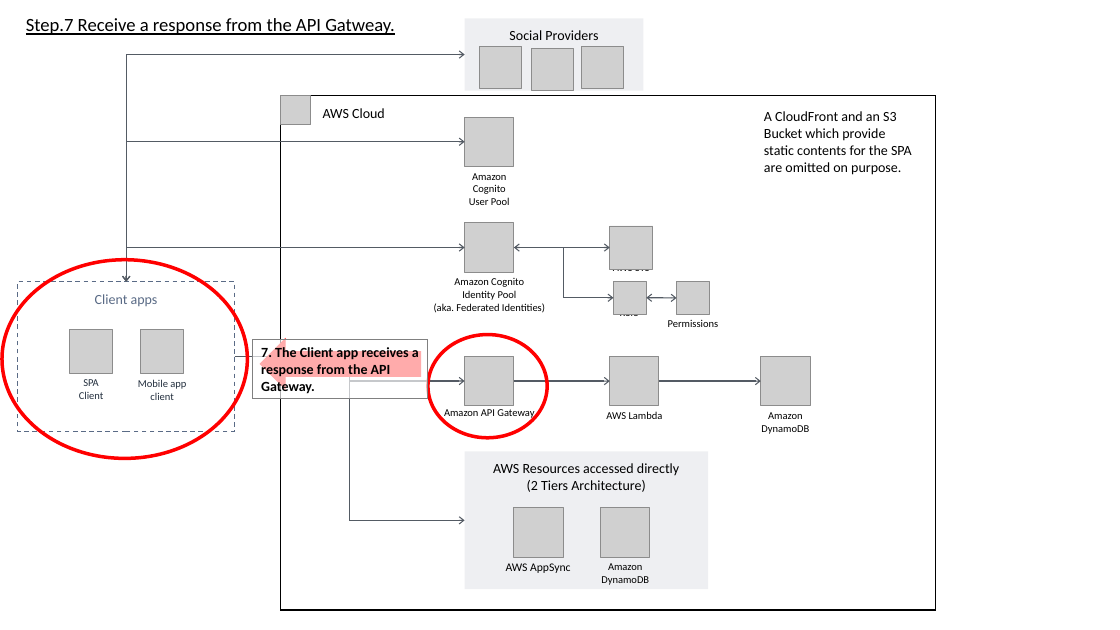
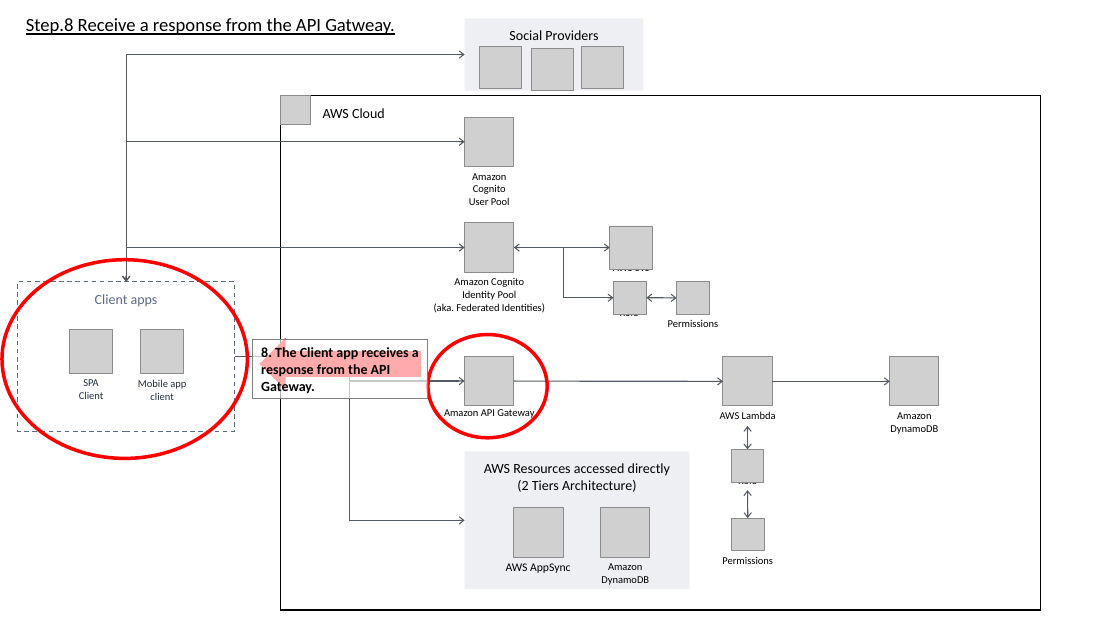
Before and after one commit to datemaki/public-docs, a slide deck: slide 13 of explain_AmplifyApiAuthZ/AmplifyApiAuthZ.pptx (slide 11 before the commit). Drawn at 1120x630 pixels with LibreOffice and Linux fonts; fonts in the diff are those of the drawing; grey boxes stand for pictures. Boxes give left, top, right and bottom in pixels: in the first picture for what was removed or moved away, otherwise in the second. Text is boxed around its words. In the diff, an @@ line names an element or a change of style, - is before the commit and + after.

```diff
--- a/explain_AmplifyApiAuthZ/AmplifyApiAuthZ.pptx
+++ b/explain_AmplifyApiAuthZ/AmplifyApiAuthZ.pptx
@@ text at (26, 18, 395, 35): text changed @@
-Step.7 Receive a response from the API Gatweay.
+Step.8 Receive a response from the API Gatweay.
@@ rectangle "AWS Cloud": place and size @@
-rectangle "AWS Cloud" at (281, 96, 936, 610)
+rectangle "AWS Cloud" at (281, 96, 1041, 610)
@@ text removed at (764, 111, 912, 175) @@
-A CloudFront and an S3 Bucket which provide static contents for the SPA are omitted on purpose.
@@ text in rectangle at (261, 345, 419, 395): text changed @@
-7. The Client app receives a response from the API Gateway.
+8. The Client app receives a response from the API Gateway.
@@ picture: place and size @@
-picture at (610, 356, 660, 406)
+picture at (723, 357, 773, 407)
@@ picture: place and size @@
-picture at (761, 356, 811, 406)
+picture at (890, 357, 939, 407)
@@ arrow moved from (514, 381) - (610, 381) to (514, 381) - (723, 381) @@
@@ arrow moved from (660, 381) - (761, 381) to (772, 381) - (890, 381) @@
@@ text "AWS Lambda": place and size @@
-text "AWS Lambda" at (606, 411, 663, 419)
+text "AWS Lambda" at (720, 411, 776, 419)
@@ text "Amazon DynamoDB": place and size @@
-text "Amazon DynamoDB" at (761, 412, 809, 434)
+text "Amazon DynamoDB" at (890, 412, 938, 434)
@@ double arrow added from (748, 426) to (748, 450), #545B64 1 pt @@
@@ rectangle "AWS Resources accessed directly": place and size @@
-rectangle "AWS Resources accessed directly" at (465, 451, 708, 589)
+rectangle "AWS Resources accessed directly" at (465, 451, 690, 589)
@@ picture added at (731, 450, 764, 482) @@
@@ text added at (738, 482, 757, 488), 9 pt, text #000000 @@
+Role
@@ double arrow added from (748, 491) to (748, 518), #545B64 1 pt @@
@@ picture added at (732, 518, 765, 551) @@
@@ text added at (722, 557, 773, 564), 9 pt, text #000000 @@
+Permissions
```
Also in this commit, not shown: 10 other slides changed, 2 slides added.
